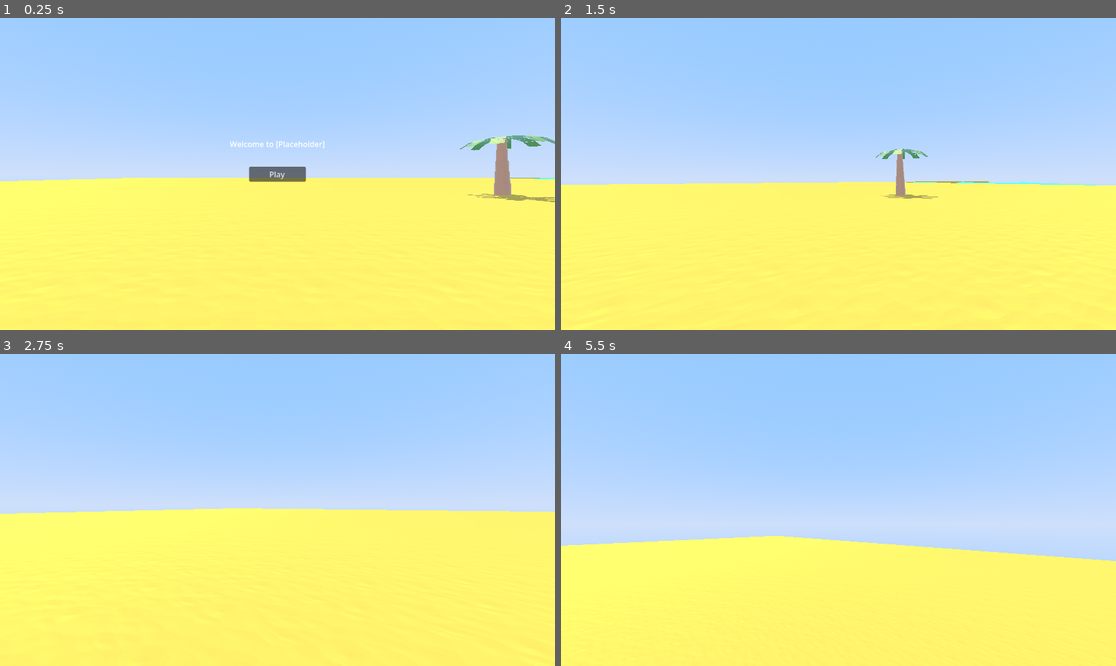
Above: before the commit, frames 1-4 (two rows, left to right).
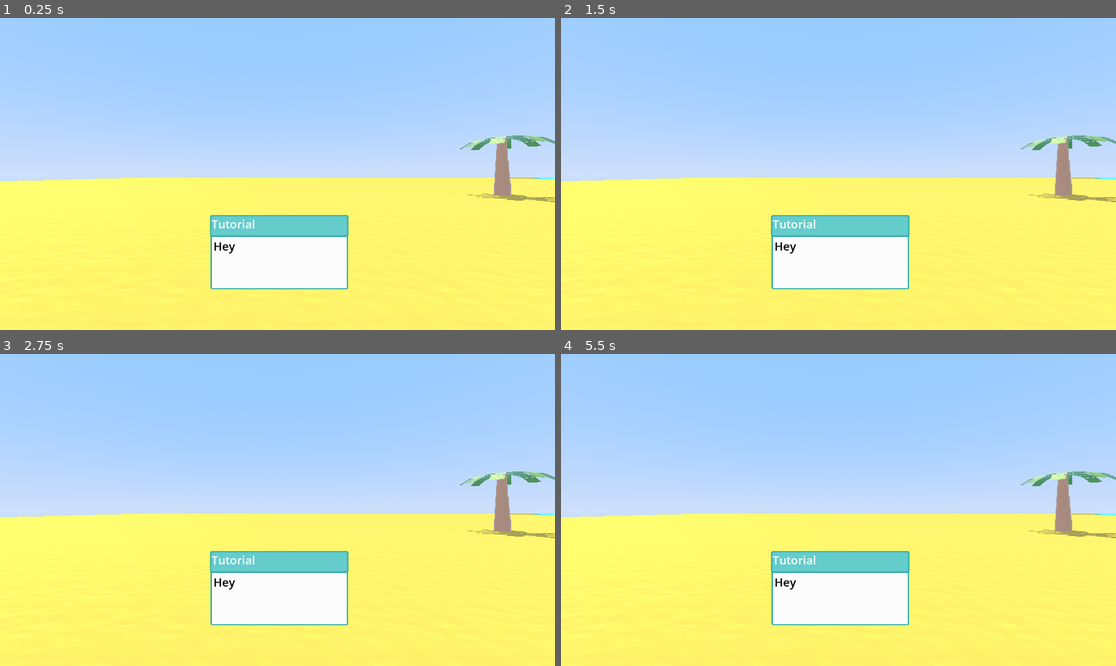
Above: after the commit, the same moments.

Repository: DabPlayZ1/Placeholder
Game: Godot game, scene res://mains.tscn
Same seed, same stepped clock (60 frames per second), same inputs: the game is played once before the commit and once after it.
Inputs (mouse positions are in pixels of both pictures, inside the frame that each line leads up to):
- Up to frame 1 (0.25 s): no input
- Up to frame 2 (1.5 s): click (838, 174) at 0.5 s, where only the run before the commit has a clickable "Play"; tap Enter at 1.25 s; move the mouse to (866, 174) at 1.27 s; hold W (Forward) from 1.28 s (still down); hold Shift (Sprint) from 1.28 s (still down)
- Up to frame 3 (2.75 s): keep holding W (Forward); tap Space (Jump) at 1.52, 2.27 s; move the mouse to (249, 510) at 2.02 s; release Shift (Sprint) at 2.03 s; tap Shift (Sprint) at 2.1 s
- Up to frame 4 (5.5 s): keep holding W (Forward); move the mouse to (849, 503) at 2.77 s; hold Shift (Sprint) 2.78-3.53 s; move the mouse to (832, 516) at 3.52 s; tap Shift (Sprint) at 3.6, 5.1 s; tap Space (Jump) at 3.77, 4.52, 5.27 s; move the mouse to (877, 513) at 4.27 s; hold Shift (Sprint) 4.28-5.03 s; move the mouse to (794, 506) at 5.02 s

The runs differ from the first frame. In frame 1, 6.6% of the frame differs, in the area x 37-63%, y 39-88%; in frame 2, 8.9%; in frame 3, 8.1%; in frame 4, 17%, in the area x 0-100%, y 37-88%.

Commit message:
added UI, invis wall, and separated the welcome scene

Diff:
--- /dev/null
+++ b/Welcome.tscn
@@ -0,0 +1,38 @@
+[gd_scene format=3 uid="uid://237tetrd0hg0"]
+
+[ext_resource type="Script" uid="uid://dtogkrx1msjug" path="res://gamestart.gd" id="1_iriu7"]
+
+[node name="Node2D" type="Node2D" unique_id=1900986732]
+
+[node name="Welcome" type="Label" parent="." unique_id=137611237]
+unique_name_in_owner = true
+anchors_preset = 8
+anchor_left = 0.5
+anchor_top = 0.5
+anchor_right = 0.5
+anchor_bottom = 0.5
+offset_left = 435.5
+offset_top = 194.0
+offset_right = 672.0
+offset_bottom = 251.0
+grow_horizontal = 2
+grow_vertical = 2
+text = "Welcome to [PLACEHOLDER]"
+
+[node name="Play" type="Button" parent="." unique_id=155052380]
+unique_name_in_owner = true
+anchors_preset = 8
+anchor_left = 0.5
+anchor_top = 0.5
+anchor_right = 0.5
+anchor_bottom = 0.5
+offset_left = 493.0
+offset_top = 471.0
+offset_right = 611.0
+offset_bottom = 502.0
+grow_horizontal = 2
+grow_vertical = 2
+text = "Play"
+script = ExtResource("1_iriu7")
+
+[connection signal="pressed" from="Play" to="Play" method="_on_pressed"]
--- a/gamestart.gd
+++ b/gamestart.gd
@@ -12,8 +12,4 @@
 
 
 func _on_pressed() -> void:
-	Input.mouse_mode = Input.MOUSE_MODE_CAPTURED
-	%Player.captured = true
-	print("Captured")
-	%Welcome.visible = false
-	%Play.visible = false
+	get_tree().change_scene_to_file("res://mains.tscn")
--- a/mains.tscn
+++ b/mains.tscn
@@ -1,11 +1,12 @@
 [gd_scene format=3 uid="uid://s635ttbsk5i5"]
 
 [ext_resource type="PackedScene" uid="uid://j2ijrf0m6ov2" path="res://character.tscn" id="1_7xr7w"]
-[ext_resource type="Script" uid="uid://dtogkrx1msjug" path="res://gamestart.gd" id="2_7xr7w"]
 [ext_resource type="Script" uid="uid://bsf3rkc3x5ace" path="res://character.gd" id="2_dpg81"]
 [ext_resource type="PackedScene" uid="uid://dh3cnvaogl4h0" path="res://newpalmtree.glb" id="4_k6qg0"]
 [ext_resource type="Material" uid="uid://es6erm06l0o3" path="res://sandmaterial.tres" id="5_aly0r"]
 [ext_resource type="PackedScene" uid="uid://pu0uqn4c3rwi" path="res://beach.tscn" id="6_ux2uf"]
+[ext_resource type="PackedScene" uid="uid://c51utyqbqkq6k" path="res://rock.glb" id="7_j1baa"]
+[ext_resource type="Texture2D" uid="uid://cviect72a6yhe" path="res://Dialoguebox.png" id="7_sd703"]
 
 [sub_resource type="ProceduralSkyMaterial" id="ProceduralSkyMaterial_7xr7w"]
 sky_top_color = Color(0.41801074, 0.60166144, 0.9538794, 1)
@@ -54,37 +55,6 @@
 transform = Transform3D(1, 0, 0, 0, 1, 0, 0, 0, 1, -2, 0.8015351, 2)
 script = ExtResource("2_dpg81")
 
-[node name="Welcome" type="Label" parent="." unique_id=1076923893]
-unique_name_in_owner = true
-anchors_preset = 8
-anchor_left = 0.5
-anchor_top = 0.5
-anchor_right = 0.5
-anchor_bottom = 0.5
-offset_left = -99.0
-offset_top = -74.0
-offset_right = 99.0
-offset_bottom = -51.0
-grow_horizontal = 2
-grow_vertical = 2
-text = "Welcome to [Placeholder]"
-
-[node name="Play" type="Button" parent="." unique_id=585039857]
-unique_name_in_owner = true
-anchors_preset = 8
-anchor_left = 0.5
-anchor_top = 0.5
-anchor_right = 0.5
-anchor_bottom = 0.5
-offset_left = -59.0
-offset_top = -15.5
-offset_right = 59.0
-offset_bottom = 15.5
-grow_horizontal = 2
-grow_vertical = 2
-text = "Play"
-script = ExtResource("2_7xr7w")
-
 [node name="PalmTree" type="StaticBody3D" parent="." unique_id=341859513]
 transform = Transform3D(0.3, 0, 0, 0, 0.3, 0, 0, 0, 0.3, 9.636001, 0.4788686, -8.8550415)
 metadata/_edit_group_ = true
@@ -109,12 +79,47 @@
 [node name="beach" parent="." unique_id=1243782203 instance=ExtResource("6_ux2uf")]
 transform = Transform3D(50, 0, 0, 0, 50, 0, 0, 0, 50, 98.154, -21.72, 0.077)
 
-[node name="StaticBody3D" type="StaticBody3D" parent="." unique_id=873386495]
+[node name="inviswall" type="StaticBody3D" parent="." unique_id=873386495]
 transform = Transform3D(0.29999995, 0, 0, 0, 0.29999995, 0, 0, 0, 0.29999995, 56.11835, 0.4788686, -8.8550415)
 
-[node name="CollisionShape3D" type="CollisionShape3D" parent="StaticBody3D" unique_id=1419242956]
+[node name="CollisionShape3D" type="CollisionShape3D" parent="inviswall" unique_id=1419242956]
 transform = Transform3D(0.9999999, 0, 0, 0, 0.9999999, 0, 0, 0, 0.9999999, -3.2058105, 31.214622, 0.65109634)
 shape = SubResource("BoxShape3D_ux2uf")
 
-[connection signal="pressed" from="Play" to="Player" method="_on_play_pressed"]
-[connection signal="pressed" from="Play" to="Play" method="_on_pressed"]
+[node name="Control" type="Control" parent="." unique_id=496171127]
+layout_mode = 3
+anchors_preset = 0
+offset_left = 622.0
+offset_top = 519.0
+offset_right = 662.0
+offset_bottom = 559.0
+
+[node name="Dialoguebox" type="Sprite2D" parent="Control" unique_id=598407453]
+scale = Vector2(0.5199988, 0.47999936)
+texture = ExtResource("7_sd703")
+
+[node name="Header" type="RichTextLabel" parent="Control" unique_id=797130685]
+z_index = 1
+layout_mode = 1
+offset_left = -183.0
+offset_top = -108.0
+offset_right = 101.0
+offset_bottom = -62.0
+theme_override_colors/default_color = Color(1, 1, 1, 1)
+theme_override_font_sizes/normal_font_size = 24
+text = "Tutorial"
+
+[node name="Text" type="RichTextLabel" parent="Control" unique_id=1273949033]
+z_index = 1
+layout_mode = 1
+offset_left = -179.0
+offset_top = -62.0
+offset_right = 99.0
+offset_bottom = 40.0
+theme_override_colors/default_color = Color(0, 0, 0, 1)
+theme_override_font_sizes/normal_font_size = 24
+text = "Hey
+"
+
+[node name="rock" parent="." unique_id=35344685 instance=ExtResource("7_j1baa")]
+transform = Transform3D(0.4, 0, 0, 0, 0.4, 0, 0, 0, 0.4, 12.072238, 0.412458, -7.4452214)
Binary file added: Dialoguebox.png
Not shown, added: Dialoguebox.png.import
Binary file added: rock.glb
Not shown, added: rock.glb.import
